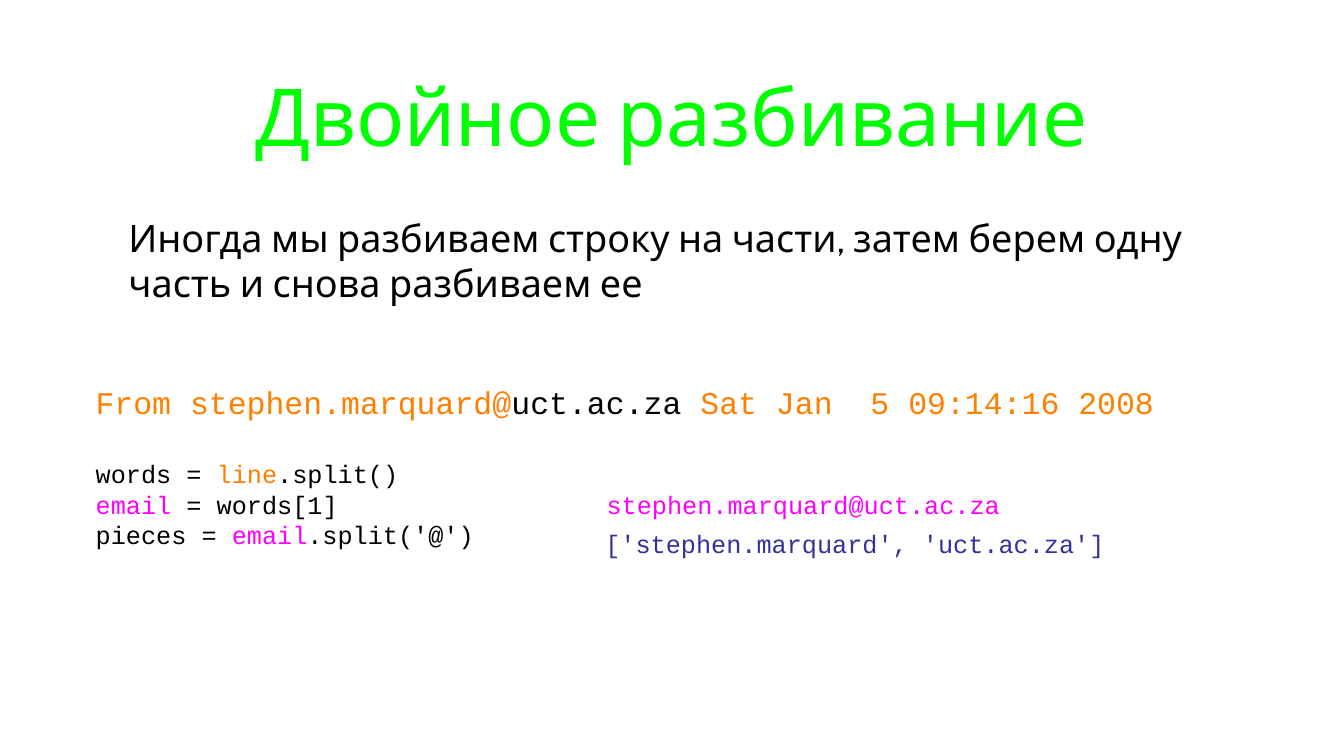
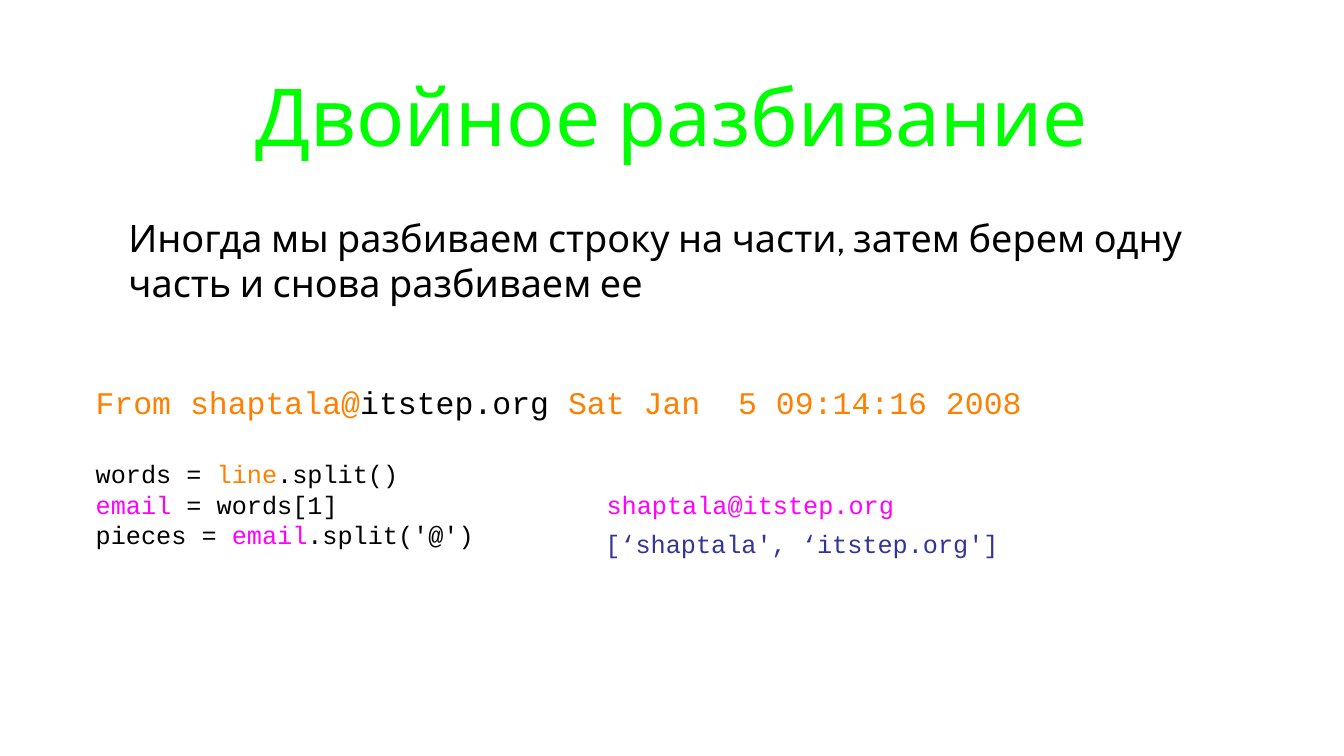
Before and after one commit to maxchv/LearnPython, a slide deck: slide 58 of week02/05.Lists.pptx. Drawn at 1344x756 pixels with LibreOffice and Linux fonts; fonts in the diff are those of the drawing. Boxes give left, top, right and bottom in pixels: in the first picture for what was removed or moved away, otherwise in the second. Text is boxed around its words. In the diff, an @@ line names an element or a change of style, - is before the commit and + after.

```diff
--- a/week02/05.Lists.pptx
+++ b/week02/05.Lists.pptx
@@ text at bbox=[96, 391, 1022, 421]: text changed @@
-From stephen.marquard@uct.ac.za Sat Jan 5 09:14:16 2008
+From shaptala@itstep.org Sat Jan 5 09:14:16 2008
@@ text at bbox=[607, 495, 894, 520]: text changed @@
-stephen.marquard@uct.ac.za
+shaptala@itstep.org
@@ text at bbox=[605, 534, 999, 559]: text changed @@
-['stephen.marquard', 'uct.ac.za']
+[‘shaptala', ‘itstep.org']
```
Also in this commit, not shown: 6 other slides changed, 3 slides removed, 4 other files.
